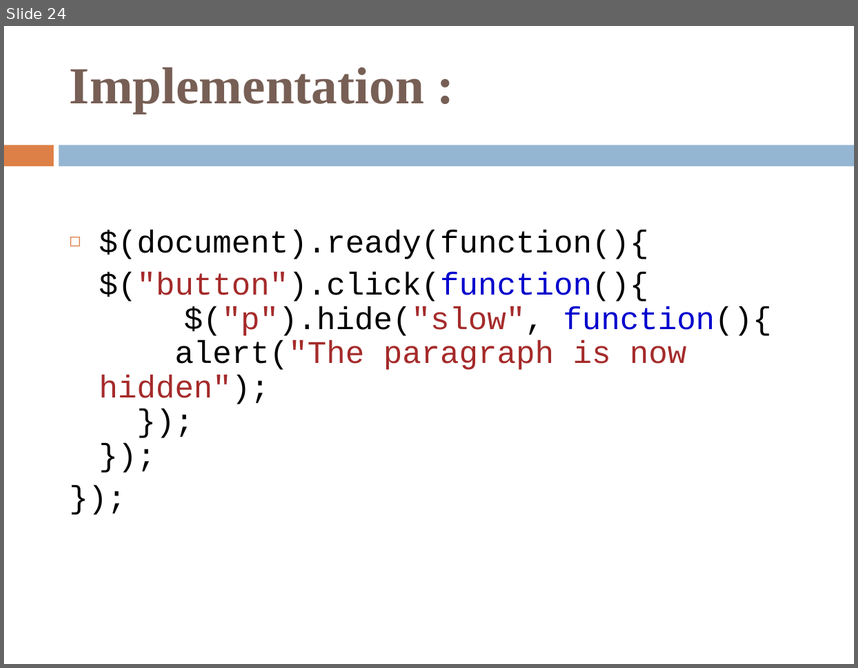
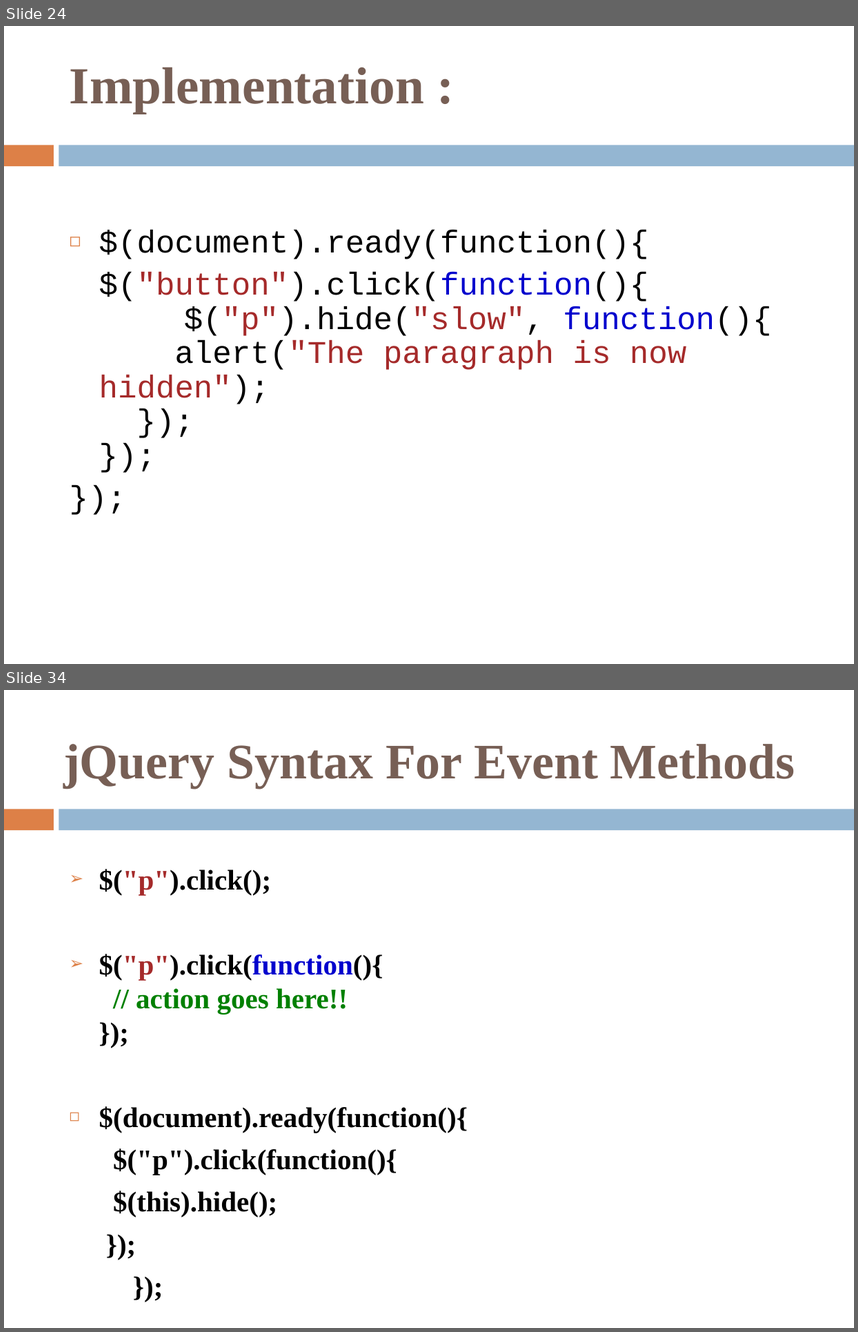
Before and after one commit to KinjalThakar/Intership-phase-2, a slide deck: jQuery.ppt. Shown one above the other, each under a label of ours: slide 24 before the commit, slides 24 and 34 after it; the slides between them are not shown. The pictures are 858x668 and 858x1332 pixels, drawn with LibreOffice and Linux fonts; fonts in the diff are those of the drawing. Boxes give left, top, right and bottom in pixels: in the first picture for what was removed or moved away, otherwise in the second. Text is boxed around its words. In the diff, an @@ line names an element or a change of style, - is before the commit and + after.

```diff
--- a/jQuery.ppt
+++ b/jQuery.ppt
@@ slide 34 added at box(4, 690, 854, 1328), background #FFFFFF; not listed: 2 template elements that a slide beside it also shows @@
@@ rectangle added at box(4, 694, 21, 728), fill #FFFFFF @@
@@ title added at box(63, 744, 795, 789), 42 pt, text #775F55, bold @@
+jQuery Syntax For Event Methods
@@ text added at box(99, 869, 468, 1216), 24 pt, text #000000, bold @@
+➢ $("p").click();
+➢ $("p").click(function(){
+  // action goes here!!
+  });
+◻ $(document).ready(function(){
+$("p").click(function(){
+$(this).hide();
+});
+});
```
Also in this commit, not shown: 10 other slides added.
